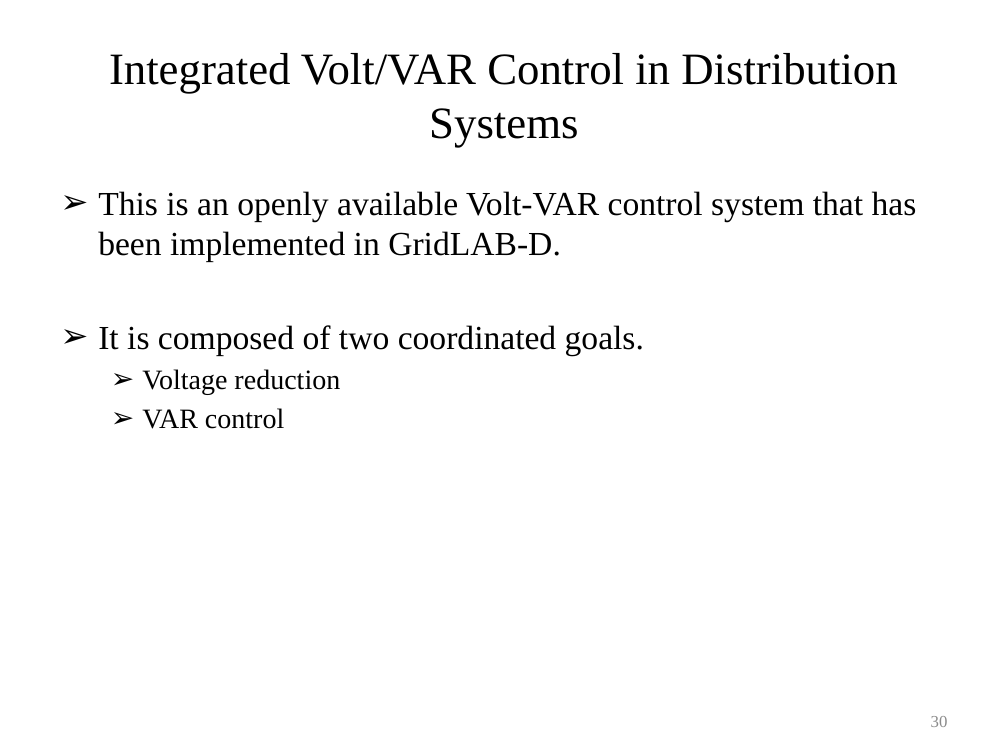
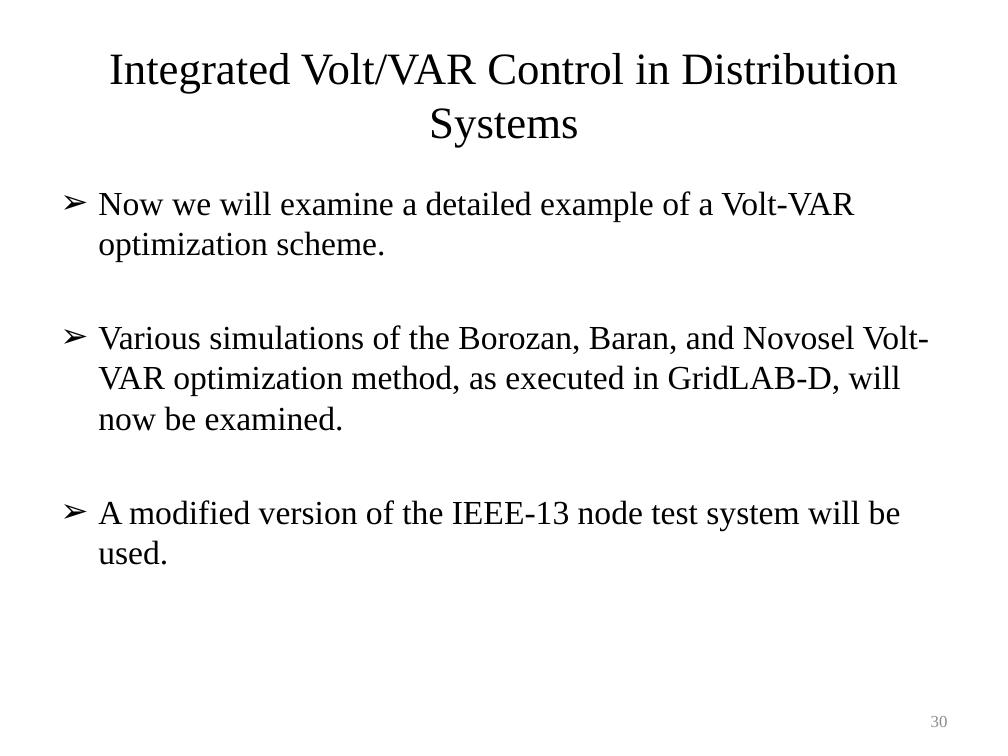
Before and after one commit to gridlab-d/course, a slide deck: slide 30 of University of Washington Class/Module 6 - Volt-VAR optimization.pptx. Drawn at 1008x756 pixels with LibreOffice and Linux fonts; fonts in the diff are those of the drawing. Boxes give left, top, right and bottom in pixels: in the first picture for what was removed or moved away, otherwise in the second. Text is boxed around its words. In the diff, an @@ line names an element or a change of style, - is before the commit and + after.

```diff
--- a/University of Washington Class/Module 6 - Volt-VAR optimization.pptx
+++ b/University of Washington Class/Module 6 - Volt-VAR optimization.pptx
@@ text at <box>98,191,930,565</box>: text changed @@
-➢ This is an openly available Volt-VAR control system that has been implemented in GridLAB-D.
-➢ It is composed of two coordinated goals.
-  ➢ Voltage reduction
-  ➢ VAR control
+➢ Now we will examine a detailed example of a Volt-VAR optimization scheme.
+➢ Various simulations of the Borozan, Baran, and Novosel Volt-VAR optimization method, as executed in GridLAB-D, will now be examined.
+➢ A modified version of the IEEE-13 node test system will be used.
```
Also in this commit, not shown: 20 other slides changed, 7 slides added, 9 slides removed.
